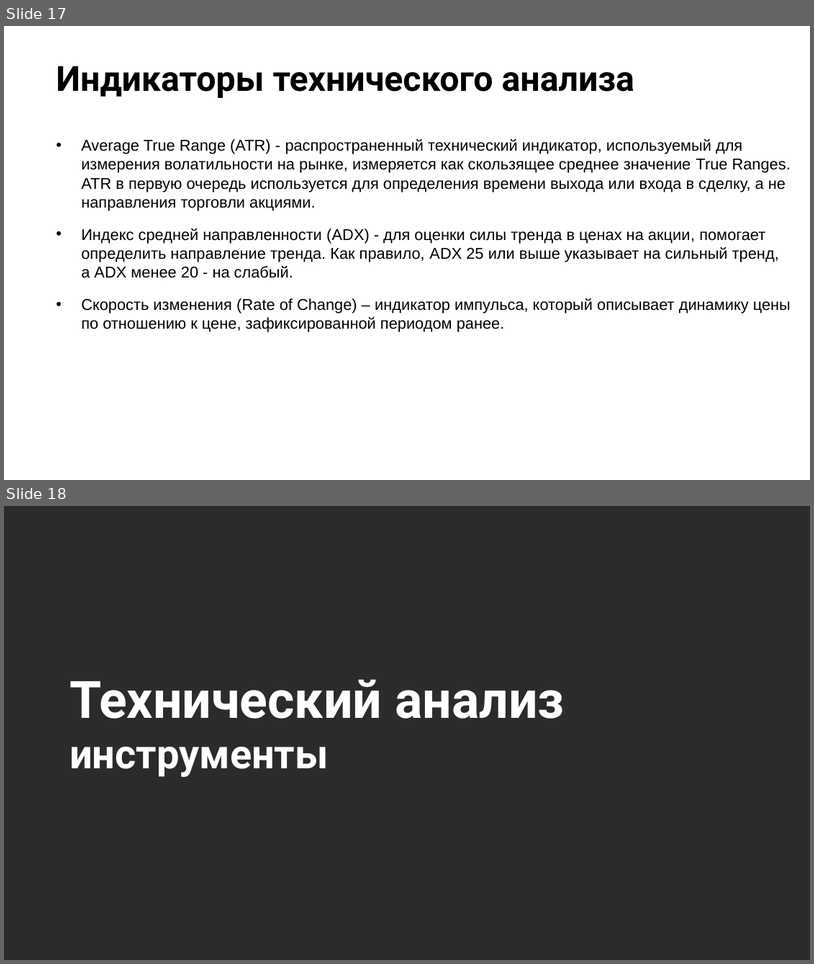
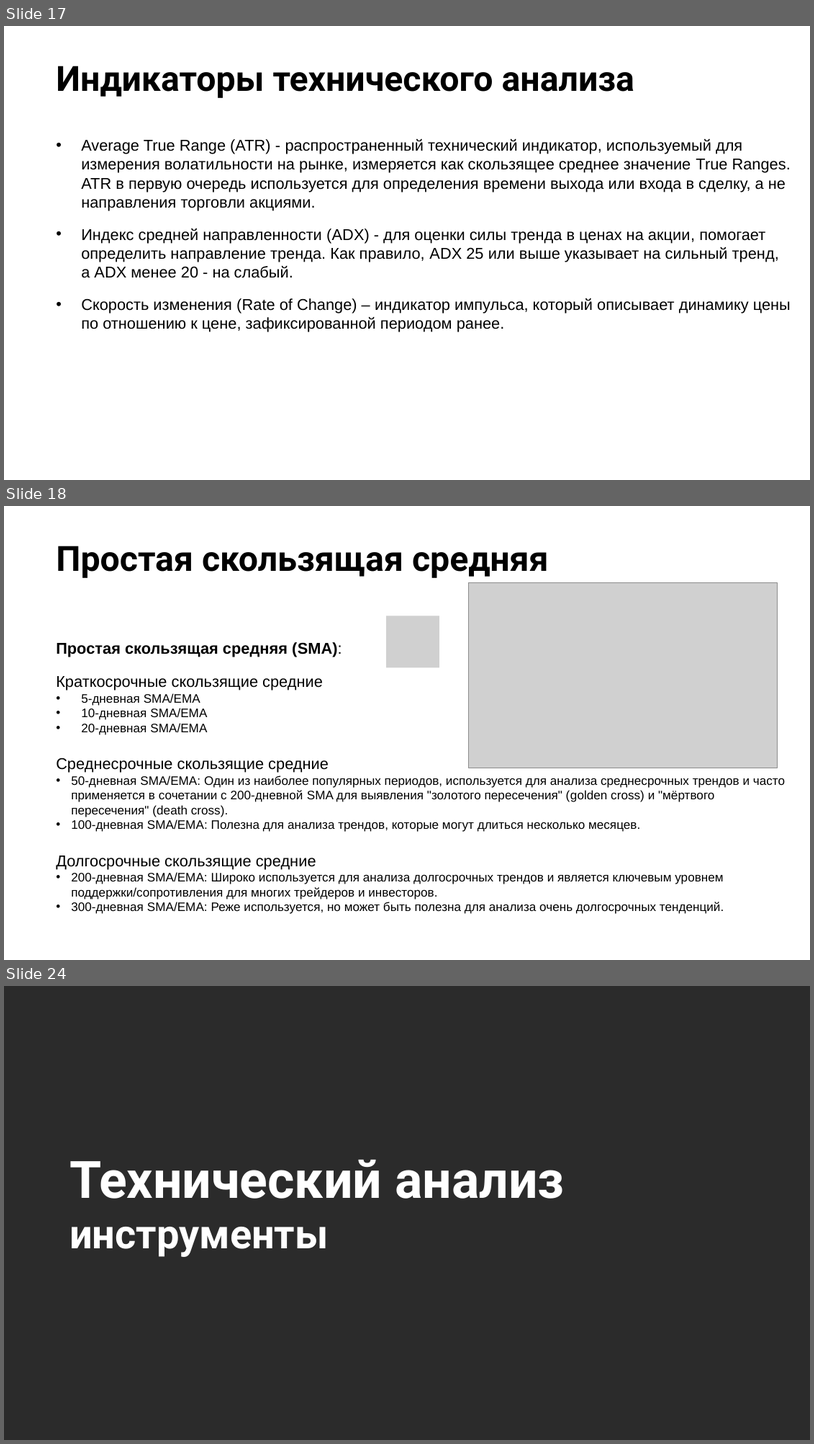
Before and after one commit to stureiko/Otus_lectures, a slide deck: FinML/Open_lesson_TechML/Presentation/TechML.pptx. Shown one above the other, each under a label of ours: slides 17 and 18 before the commit, slides 17, 18 and 24 after it; the slides between them are not shown. The pictures are 814x964 and 814x1444 pixels, drawn with LibreOffice and Linux fonts; fonts in the diff are those of the drawing; grey boxes stand for pictures; background and template pictures are left out; a plain dark background stands for a picture behind light text. Boxes give left, top, right and bottom in pixels: in the first picture for what was removed or moved away, otherwise in the second. Text is boxed around its words. In the diff, an @@ line names an element or a change of style, - is before the commit and + after.

```diff
--- a/FinML/Open_lesson_TechML/Presentation/TechML.pptx
+++ b/FinML/Open_lesson_TechML/Presentation/TechML.pptx
@@ slide 18 added at (x1=4, y1=506, x2=810, y2=960), background picture (left out) @@
@@ title added at (x1=56, y1=546, x2=549, y2=578), 31 pt, text #000000, bold @@
+Простая скользящая средняя
@@ picture added at (x1=469, y1=582, x2=778, y2=767) @@
@@ picture added at (x1=386, y1=615, x2=440, y2=667) @@
@@ text added at (x1=56, y1=642, x2=342, y2=657), 14 pt, text #000000, bold @@
+Простая скользящая средняя (SMA):
@@ text added at (x1=56, y1=676, x2=785, y2=914), 11 pt, text #000000 @@
+Краткосрочные скользящие средние
+• 5-дневная SMA/EMA
+• 10-дневная SMA/EMA
+• 20-дневная SMA/EMA
+Среднесрочные скользящие средние
+• 50-дневная SMA/EMA: Один из наиболее популярных периодов, используется для анализа среднесрочных трендов и часто применяется в сочетании с 200-дневной SMA для выявления "золотого пересечения" (golden cross) и "мёртвого пересечения" (death cross).
+• 100-дневная SMA/EMA: Полезна для анализа трендов, которые могут длиться несколько месяцев.
+Долгосрочные скользящие средние
+• 200-дневная SMA/EMA: Широко используется для анализа долгосрочных трендов и является ключевым уровнем поддержки/сопротивления для многих трейдеров и инвесторов.
+• 300-дневная SMA/EMA: Реже используется, но может быть полезна для анализа очень долгосрочных тенденций.
@@ what was slide 18 is now slide 24 @@
```
Also in this commit, not shown: 5 other slides added, 1 other file.
